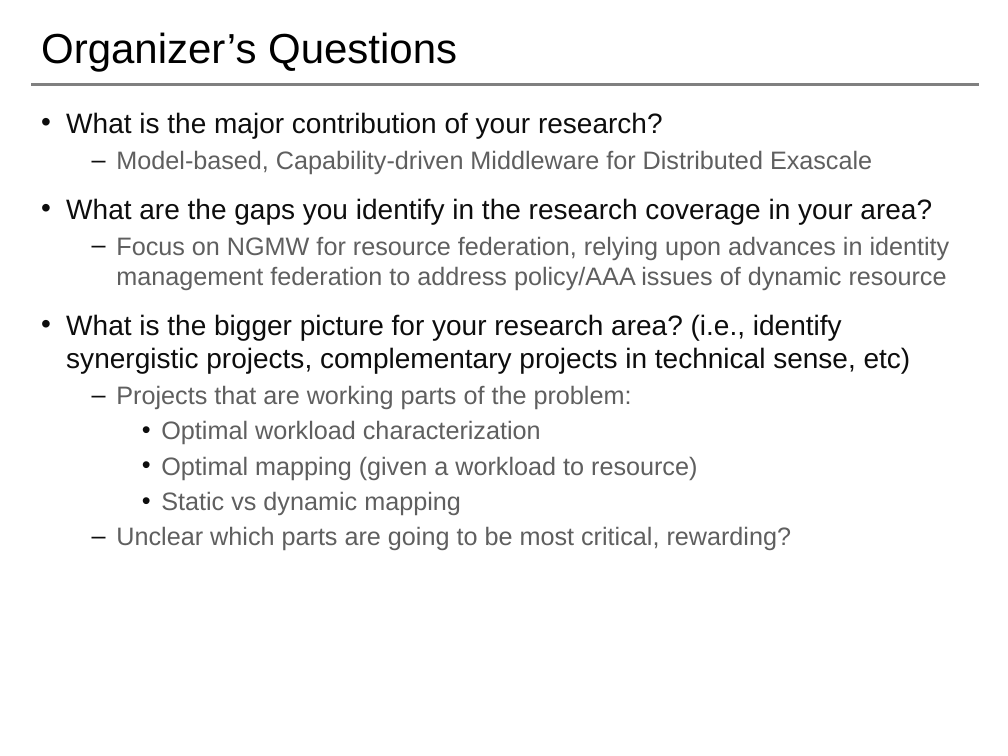
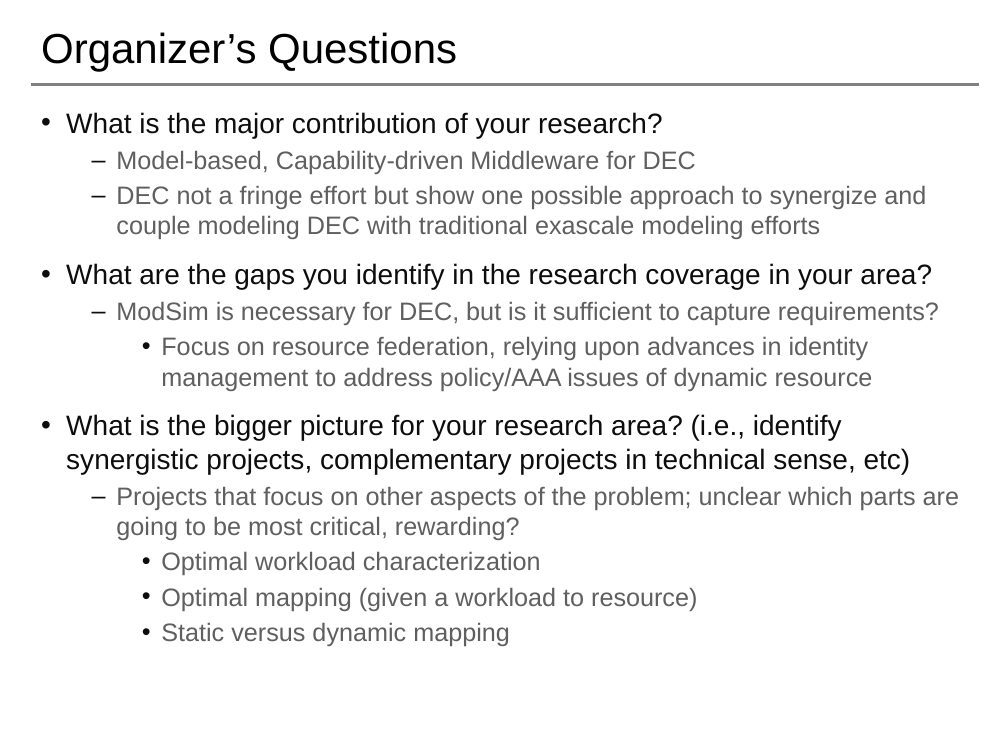
Before and after one commit to saga-project/NGMW, a slide deck: slide 22 of presentations/radical-modsim.pptx. Drawn at 1008x756 pixels with LibreOffice and Linux fonts; fonts in the diff are those of the drawing; background and template pictures are left out. Boxes give left, top, right and bottom in pixels: in the first picture for what was removed or moved away, otherwise in the second. Text is boxed around its words. In the diff, an @@ line names an element or a change of style, - is before the commit and + after.

```diff
--- a/presentations/radical-modsim.pptx
+++ b/presentations/radical-modsim.pptx
@@ text at box(116, 150, 926, 239): text changed @@
-  – Model-based, Capability-driven Middleware for Distributed Exascale
+  – Model-based, Capability-driven Middleware for DEC
+  – DEC not a fringe effort but show one possible approach to synergize and couple modeling DEC with traditional exascale modeling efforts
@@ text at box(116, 301, 939, 391): text changed @@
-  – Focus on NGMW for resource federation, relying upon advances in identity management federation to address policy/AAA issues of dynamic resource
+  – ModSim is necessary for DEC, but is it sufficient to capture requirements?
+    • Focus on resource federation, relying upon advances in identity management to address policy/AAA issues of dynamic resource
@@ text at box(116, 486, 959, 540): text changed @@
-  – Projects that are working parts of the problem:
+  – Projects that focus on other aspects of the problem; unclear which parts are going to be most critical, rewarding?
@@ text at box(161, 622, 510, 646): text changed @@
-    • Static vs dynamic mapping
-  – Unclear which parts are going to be most critical, rewarding?
+    • Static versus dynamic mapping
```
Also in this commit, not shown: 2 other slides changed.
